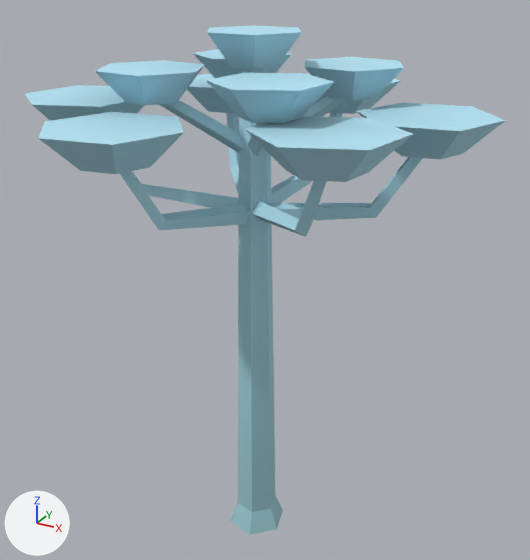
The glTF model game/src/assets/models/custom-araucaria.glb, before and after one commit.
Before and after are seen from a 50 mm lens placed at (8.32, -14.63, 14.84), pointed at (0.06, 0.39, 7.33). Every picture has the same lights, and +X, +Y and +Z are marked at lower left. The picture after the commit comes second. Where no turn or scale is listed for an object, it has been applied to the vertices. Vertices at exactly the same position are counted once.
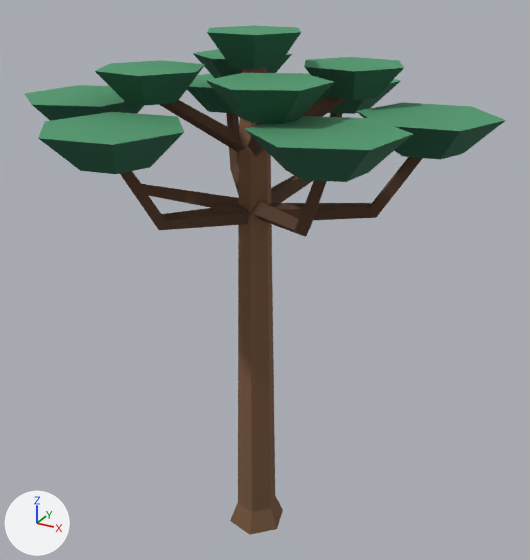
Pixel boxes [x1, y1, x2, y2] of what changed, in the pictures (530 x 560 px):
```json
{"object": "Mesh_0", "change": "recoloured", "before": [25, 25, 506, 535], "after": [25, 25, 506, 535], "on screen": "darker"}
{"part": 1, "of": "me_mesh_0", "change": "recoloured", "before": [33, 32, 506, 182], "after": [33, 32, 506, 182], "on screen": "darker"}
{"part": 2, "of": "me_mesh_0", "change": "recoloured", "before": [120, 68, 422, 535], "after": [120, 68, 422, 535], "on screen": "darker"}
{"part": 3, "of": "me_mesh_0", "change": "recoloured", "before": [25, 25, 505, 150], "after": [25, 25, 505, 150], "on screen": "darker"}
```

Scene script edits in JSON lines:
```json
{"op": "remove", "block": "mat_mata_vertex_colour", "code": "n2 = _N.new('ShaderNodeMix'); n2.name = 'Mix'"}
{"op": "remove", "block": "mat_mata_vertex_colour", "code": "n2.data_type = 'RGBA'"}
{"op": "remove", "block": "mat_mata_vertex_colour", "code": "n2.blend_type = 'MULTIPLY'"}
{"op": "remove", "block": "mat_mata_vertex_colour", "code": "n2.inputs[0].default_value = 1.0  # 'Factor'"}
{"op": "remove", "block": "mat_mata_vertex_colour", "code": "n2.inputs[7].default_value = (0.468, 0.791, 0.93, 1.0)  # 'B', cyan #b6e6f7"}
{"block": "mat_mata_vertex_colour", "where": "n0 = _N.new('ShaderNodeBsdfPrincipled'); n0.name = 'Principled BSDF'"}
{"block": "mat_mata_vertex_colour", "where": "n3 = _N.new('ShaderNodeVertexColor'); n3.name = 'Color Attribute'"}
{"op": "remove", "block": "mat_mata_vertex_colour", "code": "_L.new(n2.outputs[2], n0.inputs[0])  # 'Result' to 'Base Color'"}
{"op": "remove", "block": "mat_mata_vertex_colour", "code": "_L.new(n3.outputs[0], n2.inputs[6])  # 'Color' to 'A'"}
{"op": "add", "block": "mat_mata_vertex_colour", "code": "_L.new(n3.outputs[0], n0.inputs[0])  # 'Color' to 'Base Color'"}
{"block": "me_mesh_0", "where": "me_mesh_0.from_pydata(...)  # 260 vertices, 384 faces; spans x 0.0..10.45, y -10.02..0.0, z 0.0..13.4"}
{"block": "me_mesh_0", "where": "# used by ob_mesh_0; location = (-5.08, 5.14, 0.0)"}
{"block": "me_mesh_0", "change": "me_mesh_0 part 1: 166 faces centred in x 0.36..9.93, y -9.69..-0.44, z 11.05..13.15 are repainted in the vertex colours; the middle colour goes from white #fafafa to dark green #2a684d"}
{"block": "me_mesh_0", "change": "me_mesh_0 part 2: 174 faces centred in x 1.69..8.67, y -8.34..-1.78, z 0.2..12.65 are repainted in the vertex colours; the middle colour goes from white #f8f8f7 to brown #5c402e"}
{"block": "me_mesh_0", "change": "me_mesh_0 part 3: 44 faces centred in x 0.48..9.94, y -9.53..-0.51, z 11.8..13.4 are repainted in the vertex colours; the middle colour goes from white #fefefe to green #4f9a6e"}
```
